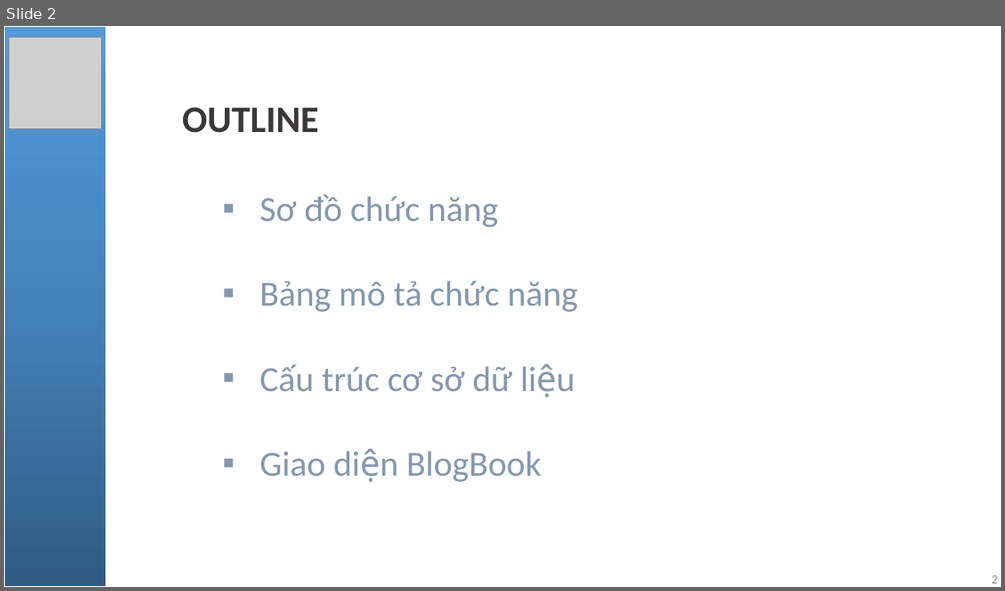
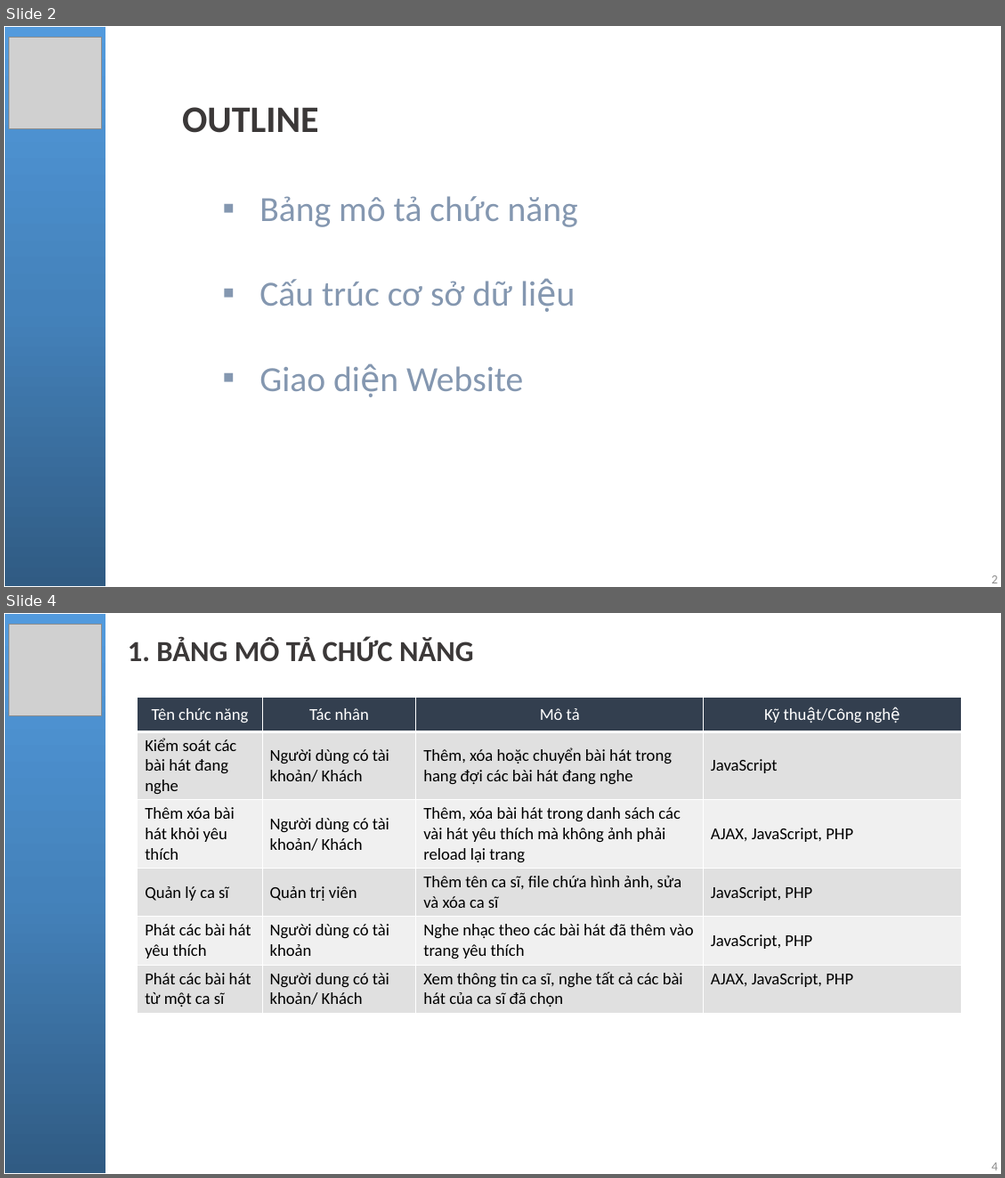
Before and after one commit to NgoQuocBao1010/PHP-Spotify-Clone, a slide deck: pptReport/Báo cáo đồ án.pptx. Shown one above the other, each under a label of ours: slide 2 before the commit, slides 2 and 4 after it; the slides between them are not shown. The pictures are 1005x591 and 1005x1178 pixels, drawn with LibreOffice and Linux fonts; fonts in the diff are those of the drawing; grey boxes stand for pictures. Boxes give left, top, right and bottom in pixels: in the first picture for what was removed or moved away, otherwise in the second. Text is boxed around its words. In the diff, an @@ line names an element or a change of style, - is before the commit and + after.

```diff
--- a/pptReport/Báo cáo đồ án.pptx
+++ b/pptReport/Báo cáo đồ án.pptx
@@ slide 4 added at [4, 613, 1001, 1174], background #FFFFFF @@
@@ rectangle added at [4, 613, 106, 1174], fill gradient #305C84 to #4583BB to #529BDE, outline #FFFFFF 1 pt @@
@@ picture added at [9, 625, 101, 716] @@
@@ subtitle added at [128, 638, 474, 662], 28 pt, text #3B3838, bold @@
+1. BẢNG MÔ TẢ CHỨC NĂNG
@@ table added at [138, 697, 961, 1010], 6 rows, 4 columns @@
+Tên chức năng | Tác nhân | Mô tả | Kỹ thuật/Công nghệ
+Kiểm soát các bài hát đang nghe | Người dùng có tài khoản/ Khách | Thêm, xóa hoặc chuyển bài hát trong hang đợi các bài hát đang nghe | JavaScript
+Thêm xóa bài hát khỏi yêu thích | Người dùng có tài khoản/ Khách | Thêm, xóa bài hát trong danh sách các vài hát yêu thích mà không ảnh phải reload lại trang | AJAX, JavaScript, PHP
+Quản lý ca sĩ | Quản trị viên | Thêm tên ca sĩ, file chứa hình ảnh, sửa và xóa ca sĩ | JavaScript, PHP
+Phát các bài hát yêu thích | Người dùng có tài khoản | Nghe nhạc theo các bài hát đã thêm vào trang yêu thích | JavaScript, PHP
+Phát các bài hát từ một ca sĩ | Người dung có tài khoản/ Khách | Xem thông tin ca sĩ, nghe tất cả các bài hát của ca sĩ đã chọn | AJAX, JavaScript, PHP
@@ page number added at [991, 1162, 997, 1170], 12 pt, text #8C8C8C @@
+4
@@ slide 2 changed as well @@
@@ text at [259, 194, 498, 227]: paragraph removed @@
-▪ Sơ đồ chức năng
@@ text at [259, 366, 523, 391]: text changed @@
-▪ Giao diện BlogBook
+▪ Giao diện Website
```
Also in this commit, not shown: 17 other slides changed, 2 other slides added, 1 slide removed.
